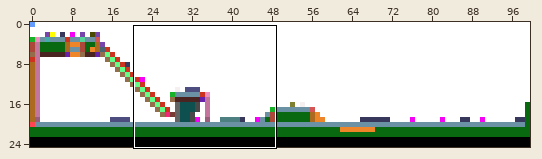
Sprite sheet, stored at src/res/fases/level1.png. Above, an overview of the earlier version with the close-up marked.
Close-up. As it was:
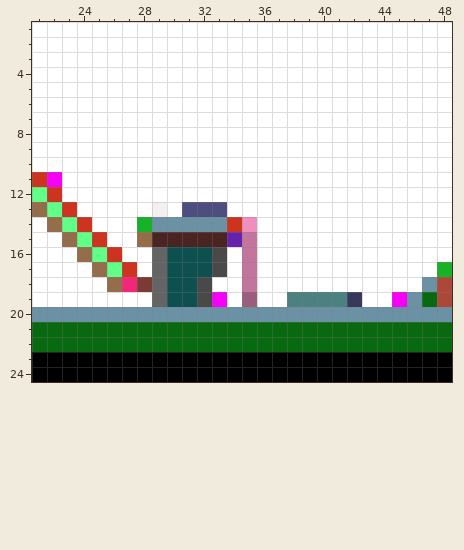
The file is 100x25 pixels. Shown: x 21..48, y 1..24.
After:
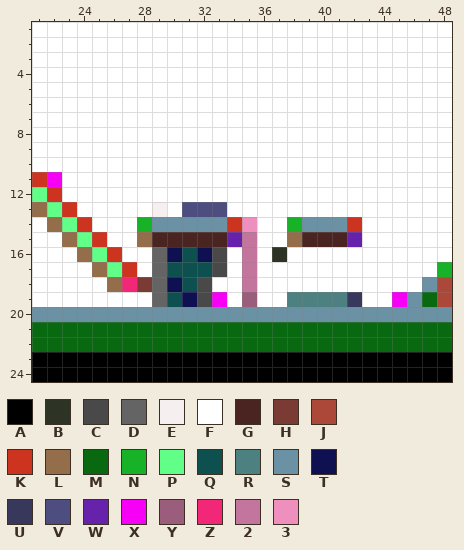
Palette (. is transparent): A #000000  B #2d3425  C #494949  D #646464  E #f6efef  F #ffffff  G #4a2420  H #793b34  J #ac4839  K #cd3420  L #946d4a  M #086910  N #18b229  P #61ff88  Q #0e5050  R #4d8080  S #6a91a4  T #0e1052  U #38385d  V #4d4d80  W #6722ac  X #f600f6  Y #9b5d7c  Z #f22778  2 #c4759d  3 #ee8fbe
From old to new:
Colour F becomes colour B in row 16 at x 37.
Colour F becomes colour G in row 15 at x 39 to 41.
Colour F becomes colour K in row 14 at x 42.
Colour F becomes colour L in row 15 at x 38.
Colour F becomes colour N in row 14 at x 38.
Colour F becomes colour S in row 14 at x 39 to 41.
Colour Q becomes colour T in row 16 at x 30 and 32; in row 18 at x 30; in row 19 at x 31.
Colour F becomes colour W in row 15 at x 42.
Boxes around the changes in both close-ups, in picture pixels (x1, y1, x2, y2):
changed: (272, 217, 362, 262)
changed: (167, 247, 212, 307)
